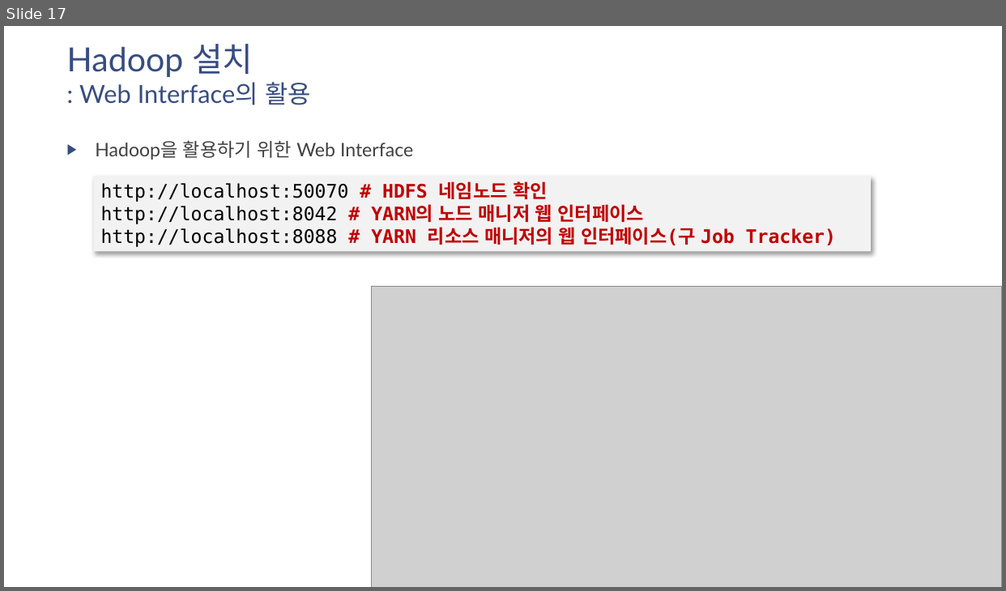
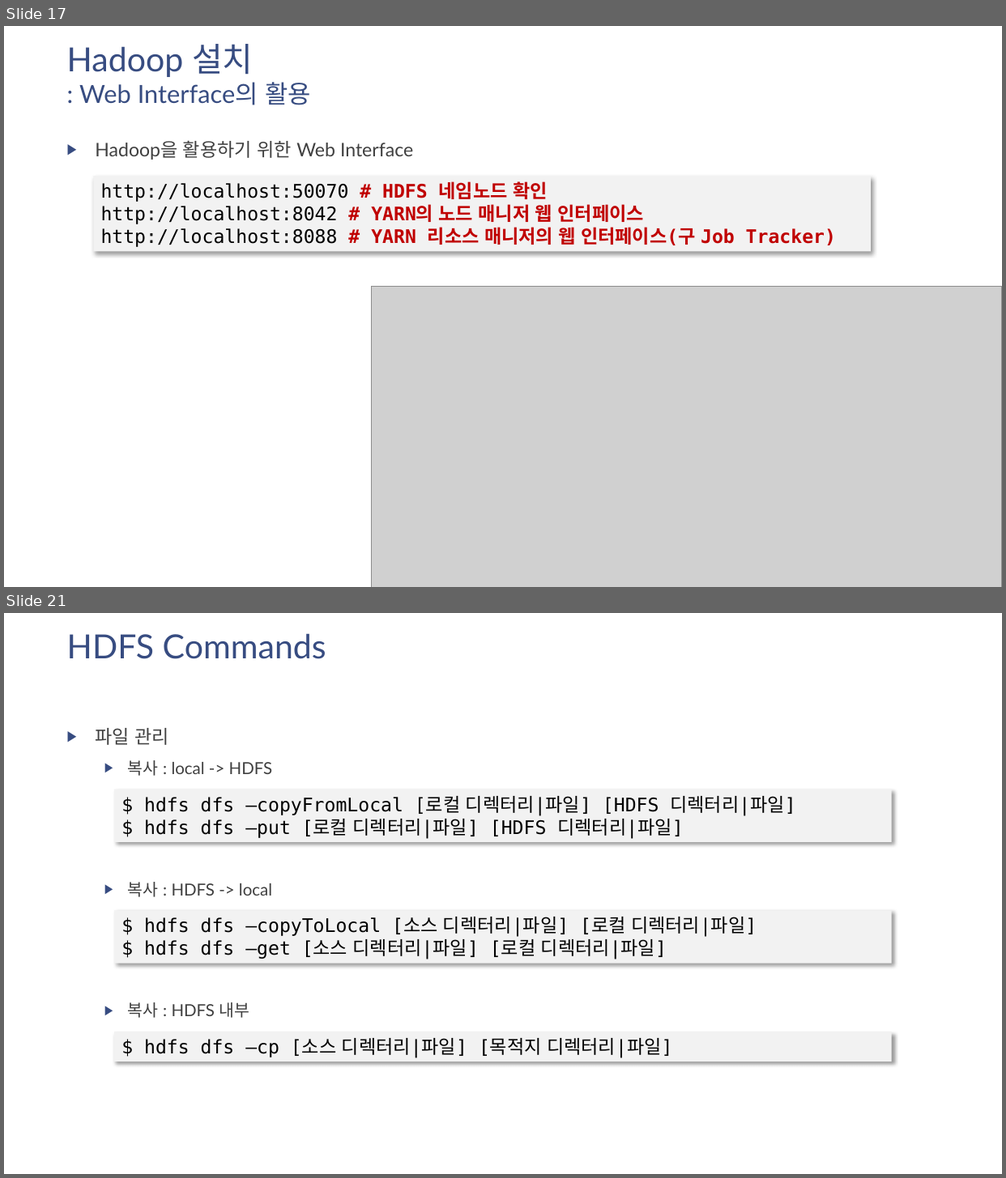
Before and after one commit to namsk/datascience-lecture-draft, a slide deck: slides/drafts/07-install-hadoop-on-centos7.pptx. Shown one above the other, each under a label of ours: slide 17 before the commit, slides 17 and 21 after it; the slides between them are not shown. The pictures are 1006x591 and 1006x1178 pixels, drawn with LibreOffice and Linux fonts; fonts in the diff are those of the drawing; grey boxes stand for pictures. Boxes give left, top, right and bottom in pixels: in the first picture for what was removed or moved away, otherwise in the second. Text is boxed around its words. In the diff, an @@ line names an element or a change of style, - is before the commit and + after.

```diff
--- a/slides/drafts/07-install-hadoop-on-centos7.pptx
+++ b/slides/drafts/07-install-hadoop-on-centos7.pptx
@@ slide 21 added at box(4, 613, 1002, 1174), background #FFFFFF @@
@@ title added at box(67, 633, 326, 659), 32 pt, text #384C81 @@
+HDFS Commands
@@ text added at box(95, 728, 273, 1018), 16 pt, text #404040 @@
+▶ 파일 관리
+  ▶ 복사 : local -> HDFS
+  ▶ 복사 : HDFS -> local
+  ▶ 복사 : HDFS 내부
@@ rectangle added at box(114, 790, 891, 843), fill #F2F2F2, 18 pt, text #000000 @@
+$ hdfs dfs –copyFromLocal [로컬 디렉터리|파일] [HDFS 디렉터리|파일]
+$ hdfs dfs –put [로컬 디렉터리|파일] [HDFS 디렉터리|파일]
@@ rectangle added at box(114, 911, 891, 964), fill #F2F2F2, 18 pt, text #000000 @@
+$ hdfs dfs –copyToLocal [소스 디렉터리|파일] [로컬 디렉터리|파일]
+$ hdfs dfs –get [소스 디렉터리|파일] [로컬 디렉터리|파일]
@@ rectangle added at box(114, 1032, 891, 1062), fill #F2F2F2, 18 pt, text #000000 @@
+$ hdfs dfs –cp [소스 디렉터리|파일] [목적지 디렉터리|파일]
```
Also in this commit, not shown: 5 slides changed, 14 other slides added, 19 other files.
